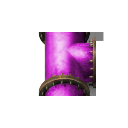
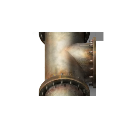
Layered file, before and after one edit (128 × 128). Changes by layer:
pixels changed over [44, 32, 94, 96] (layer not identified)
